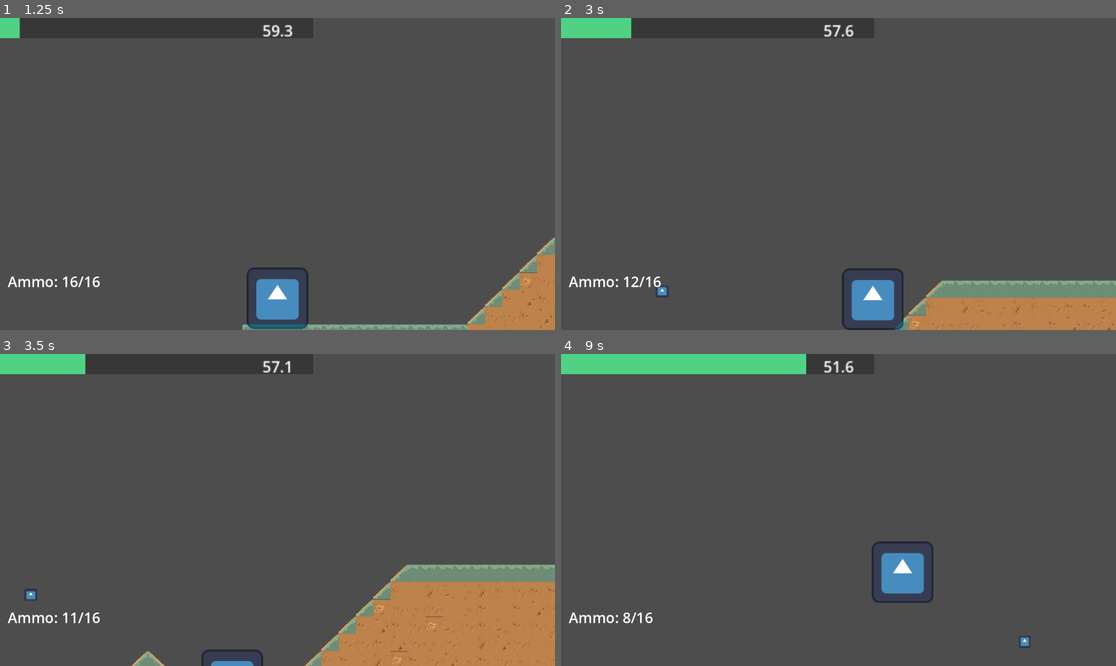
Above: before the commit, frames 1-4 (two rows, left to right).
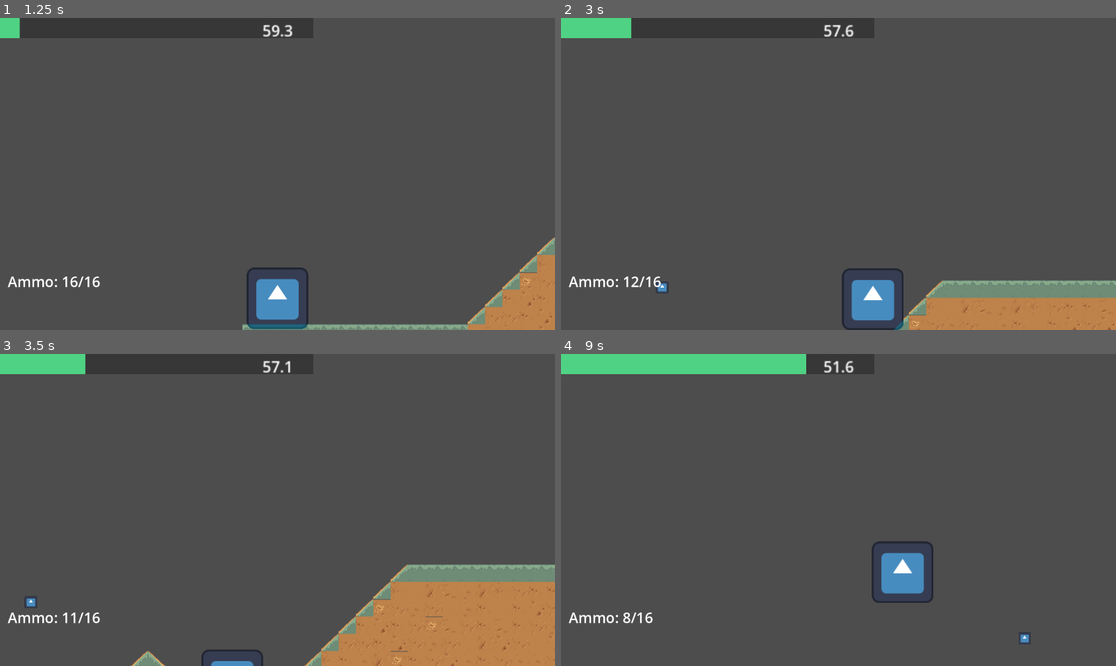
Above: after the commit, the same moments.

Repository: dzfrias/gladiator
Game: Godot game, scene res://scenes/test_scene.tscn
Same seed, same stepped clock (60 frames per second), same inputs: the game is played once before the commit and once after it. The engine's default icon, where the game draws it, is replaced by a stand-in: a white triangle on a blue panel in a dark square.
Inputs (mouse positions are in pixels of both pictures, inside the frame that each line leads up to):
- Up to frame 1 (1.25 s): click "Enter Mission" at 0.5 s
- Up to frame 2 (3 s): move the mouse to (960, 158) at 1.27 s; press the mouse at (960, 158) at 1.28 s; hold D (right) 1.28-2.78 s; tap Space (jump) at 1.52, 1.82, 2.27, 2.57 s; move the mouse to (727, 189) at 2.02 s; release the mouse at (727, 189) at 2.03 s; tap S (crouch) at 2.1 s; click (727, 189) at 2.3 s; move the mouse to (894, 105) at 2.77 s; press the mouse at (894, 105) at 2.78 s; hold A (left) from 2.78 s (still down)
- Up to frame 3 (3.5 s): keep holding A (left)
- Up to frame 4 (9 s): move the mouse to (810, 572) at 3.52 s; release A (left) at 3.53 s; release the mouse at (810, 572) at 3.53 s; hold D (right) 3.53-5.03 s; tap E (roll) at 3.6 s; tap Space (jump) at 3.77, 4.07, 4.52, 4.82, 5.27, 5.57, 6.77, 7.07, 7.52, 7.82, 8.27, 8.57 s; click (810, 572) at 3.8 s; move the mouse to (1005, 556) at 4.27 s; hold Q (toggle_weapon) 4.28-5.03 s; click (1005, 556) at 4.55 s; move the mouse to (672, 463) at 5.02 s; hold A (left) 5.03-5.78 s; click (672, 463) at 5.1 s; move the mouse to (866, 510) at 5.77 s; hold D (right) 5.78-6.53 s; hold S (crouch) 5.78-6.53 s; click (866, 510) at 6.05 s; move the mouse to (755, 432) at 6.52 s; hold A (left) 6.53-8.03 s; click (755, 432) at 6.6 s; move the mouse to (960, 494) at 7.27 s; hold E (roll) 7.28-8.03 s; click (960, 494) at 7.55 s; move the mouse to (727, 525) at 8.02 s; hold D (right) from 8.03 s (still down); tap Q (toggle_weapon) at 8.1 s; click (727, 525) at 8.3 s; move the mouse to (894, 441) at 8.77 s; press the mouse at (894, 441) at 8.78 s

Frame 1 is identical in both runs. In frame 2, less than 0.1% of the frame differs, in the area x 17-20%, y 84-90%; in frame 3, 0.1%, in the area x 4-7%, y 75-82%; in frame 4, less than 0.1%.
Error in both runs: Invalid assignment of property or key 'position' with value of type 'Vector2' on a base object of type 'Nil'. (res://scripts/player/player.gd:83)

Commit message:
Add weapon shot angle variance
We don't shoot perfectly straight anymore.

Diff:
--- a/scripts/player/weapon.gd
+++ b/scripts/player/weapon.gd
@@ -27,14 +27,13 @@
 	if ammo <= 0 or !can_fire:
 		return
 
-	var space_state = get_world_2d().direct_space_state
-
 	var projectile = projectile_prefab.instantiate() as HorizontalProjectile
 	var angle: float
 	if Player.Instance.get_direction() == 1:
 		angle = 0.0
 	else:
 		angle = PI
+	angle = randfn(angle, weapon_stats.angle_variance)
 	projectile.fire(weapon_stats.projectile_speed, angle)
 	projectile.damage = weapon_stats.damage
 	projectile.global_position = global_position
--- a/scripts/resources/weapon_stats.gd
+++ b/scripts/resources/weapon_stats.gd
@@ -1,9 +1,8 @@
 class_name WeaponStats extends Resource
 
-@export var weapon_range: float = 2000
 @export var damage: float = 5
 @export var reload_time: float = 1
 @export var max_ammo: int = 8
 @export var firing_interval: float = 0.5
-@export var knockback: float = 1000
 @export var projectile_speed: float = 900
+@export var angle_variance: float = PI / 128
